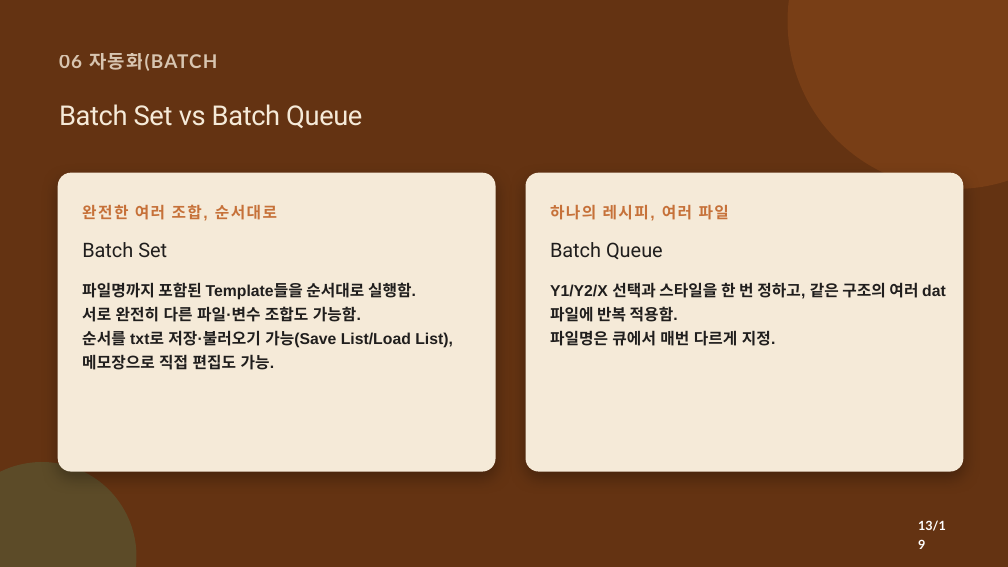
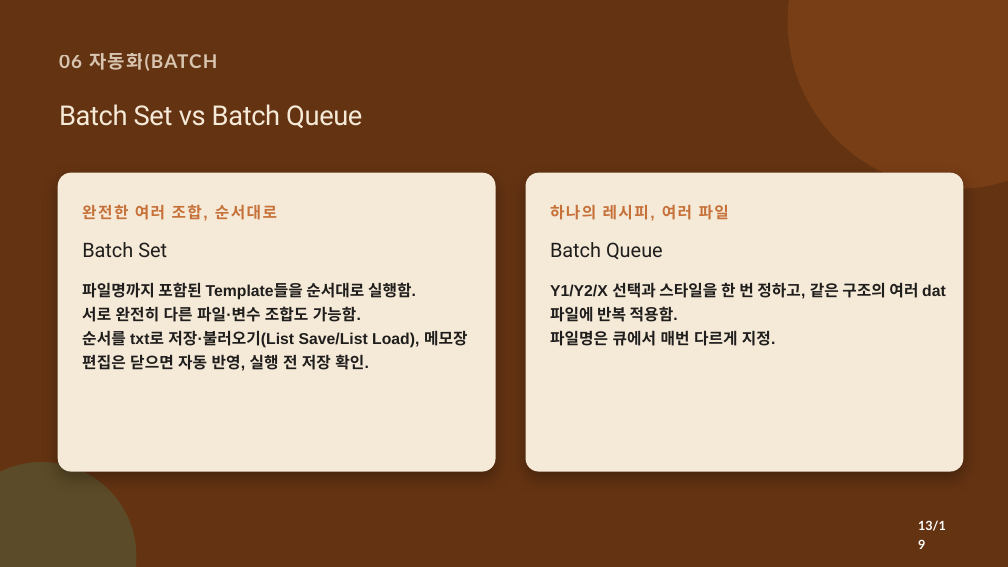
Before and after one commit to CWKIM113/CathPlot_Pub, a slide deck: slide 13 of CathPlot_Deck.pptx. Drawn at 1008x567 pixels with LibreOffice and Linux fonts; fonts in the diff are those of the drawing. Boxes give left, top, right and bottom in pixels: in the first picture for what was removed or moved away, otherwise in the second. Text is boxed around its words. In the diff, an @@ line names an element or a change of style, - is before the commit and + after.

Commit message:
Batch Set List Save/Load 개선: 이름통일, 실행시 저장확인, Notepad 자동반영
- 버튼명을 "Save List.../Load List..." -> "List Save.../List Load..."로
  변경(기존 "3D Template Save/Load"와 같은 명명 규칙으로 통일).
- Run Batch Set 실행 시, 화면에 구성한 순서가 파일로 저장되지 않은
  상태(dirty)면 저장 여부를 먼저 물어봄 - 이미 저장/불러온 그대로 바꾼
  게 없으면 매번 묻지 않음.
- Edit in Notepad...: 메모장을 열어 고친 뒤 List Load를 따로 누를
  필요 없이, 메모장을 닫는 순간 그 파일이 자동으로 다시 불러와짐.
- List Save는 마지막으로 열었던 파일의 파일명·확장자를 기본값으로
  기억함(아직 아무 파일도 안 거쳤으면 기존처럼 빈 파일명 + .txt 기본).
- 설명서(V1.0)/PPT 제목 날짜 2026.08.24 반영에 이어, 위 변경사항을
  changelog 및 06 자동화(BATCH) 슬라이드에 갱신.

실제 다이얼로그를 띄워 위젯을 구동하는 라이브 테스트로 저장확인
프롬프트(dirty 추적 3가지 시나리오)와 Notepad 자동반영+확장자 기억
동작 모두 검증함.

```diff
--- a/CathPlot_Deck.pptx
+++ b/CathPlot_Deck.pptx
@@ text at [82,330,468,371]: text changed @@
-순서를 txt로 저장·불러오기 가능(Save List/Load List), 메모장으로 직접 편집도 가능.
+순서를 txt로 저장·불러오기(List Save/List Load), 메모장 편집은 닫으면 자동 반영, 실행 전 저장 확인.
```
Also in this commit, not shown: 2 other files.
